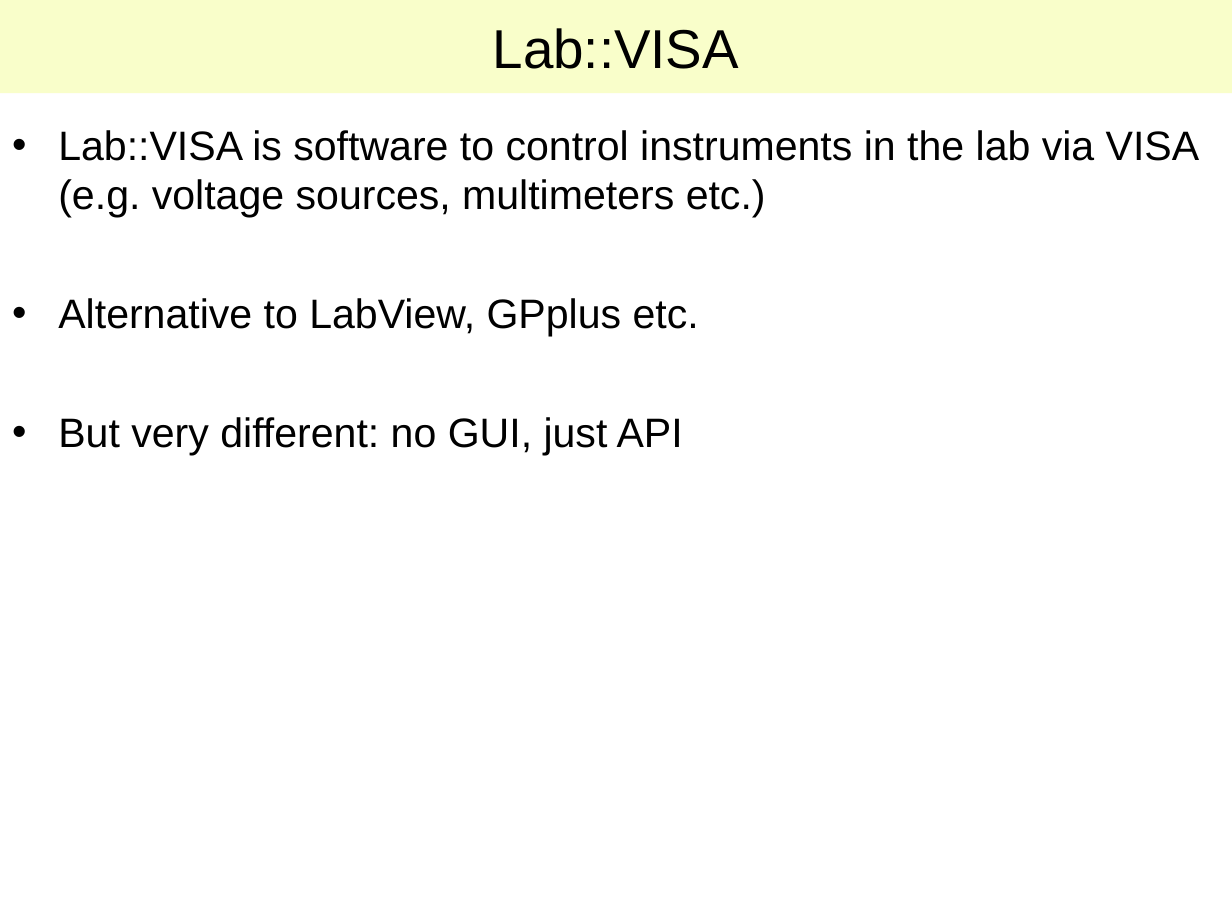
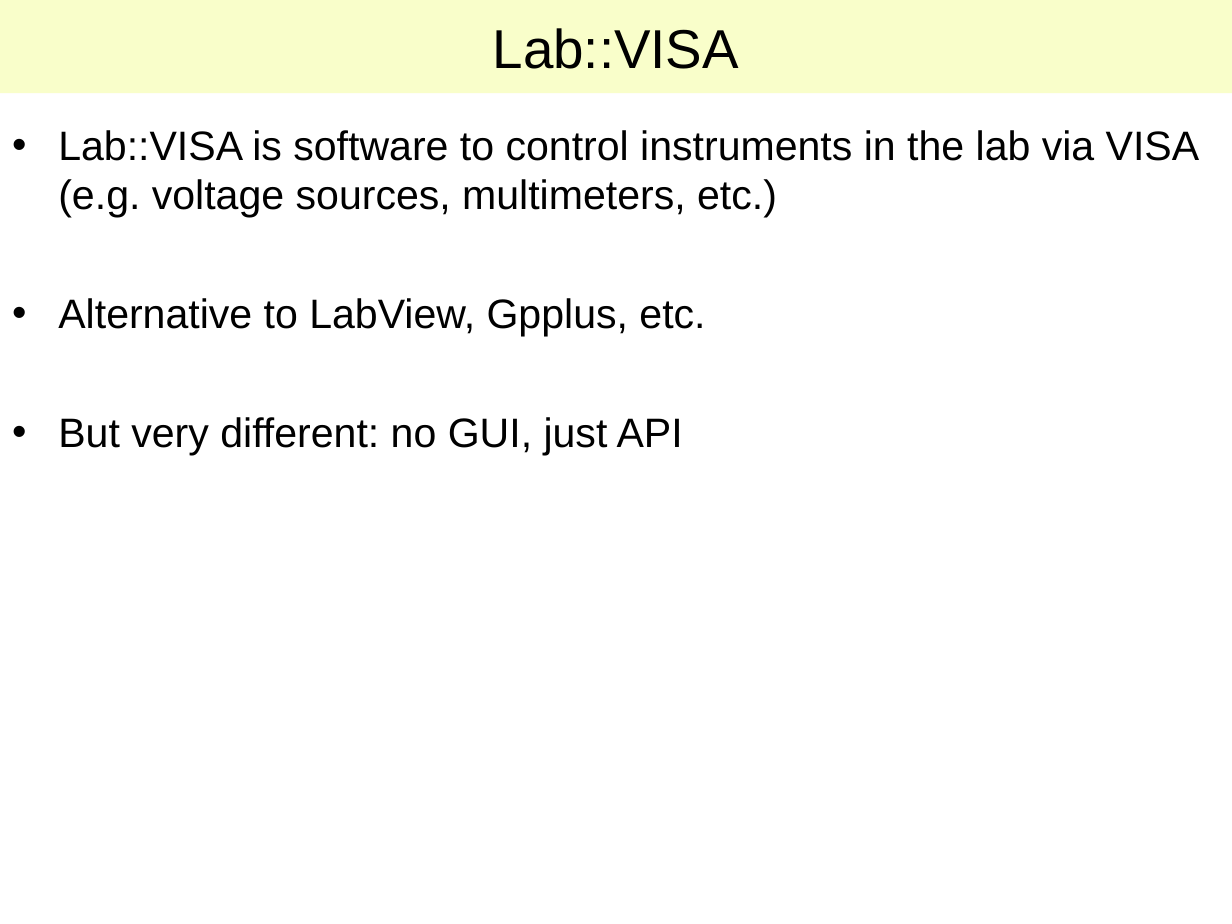
Before and after one commit to lab-measurement/Lab-VISA, a slide deck: slide 3 of Tutorial/Talk/Lab-VISA.ppt. Drawn at 1232x924 pixels with LibreOffice and Linux fonts; fonts in the diff are those of the drawing. Boxes give left, top, right and bottom in pixels: in the first picture for what was removed or moved away, otherwise in the second. Text is boxed around its words. In the diff, an @@ line names an element or a change of style, - is before the commit and + after.

Commit message:
Typos

```diff
--- a/Tutorial/Talk/Lab-VISA.ppt
+++ b/Tutorial/Talk/Lab-VISA.ppt
@@ text at [58, 130, 1199, 337]: text changed @@
-• Lab::VISA is software to control instruments in the lab via VISA
-  (e.g. voltage sources, multimeters etc.)
-• Alternative to LabView, GPplus etc.
+• Lab::VISA is software to control instruments in the lab via VISA
+  (e.g. voltage sources, multimeters, etc.)
+• Alternative to LabView, Gpplus, etc.
```
Also in this commit, not shown: 3 other slides changed.
